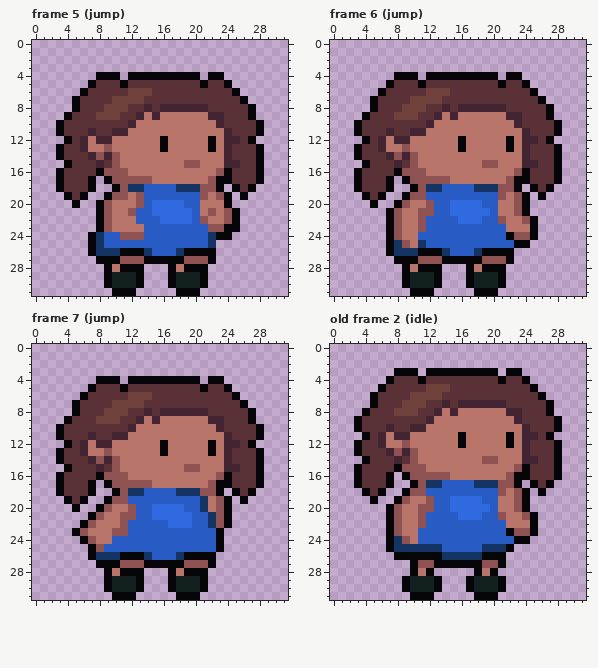
Edited in one commit: pixel-art file (Assets/Characters/Player/Sprites/player1.ase). This is how it looked before the edit.
32x32 pixels, 7 frames. Shown: frame 5 (jump), frame 6 (jump), frame 7 (jump), old frame 2 (idle). The commit also changed other frames, which this record leaves out.
After the commit:
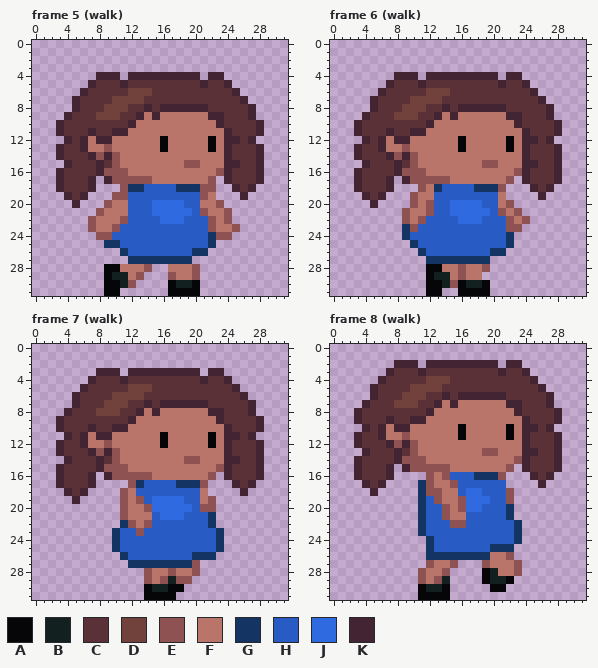
Palette (. is transparent): A #060608  B #122020  C #5b3138  D #71413b  E #8e5252  F #ba756a  G #143464  H #285cc4  J #2f6ae0  K #422433
A new or re-ordered frame is compared with the old frame closest to it.
Author's note on the commit: created walk anim state
From old to new:
frames 7 -> 17
Changed rows in their new state; - is an unchanged pixel.
Frame 5 (walk):
first column x 3:
 4 -----KKK-KKKKKKKKK-KK-----
 5 ----K---K---------K--K----
 6 ---K------------------K---
 7 --K--------------------K--
 8 --K---------------------K-
 9 -K----------------------K-
10 K------------------------K
11 K------------------------K
12 -K----------------------K-
13 K------------------------K
14 K------------------------K
15 -K-----------------------K
16 K----K---------------K---K
17 K---K-K-------------.K---K
18 K---K--.------------.-K-K-
19 -K-K--.--HH---------..-K--
20 --K--.---HH---------E.----
21 -----EF--H--------EF--.---
22 ----EFF-EH------H-HE--.---
23 ----EFFEHHH---------FFE---
24 ----.EE-HHH---------EE----
25 ----..GG------------------
26 ----....GHHH---HHGG.------
27 -----....GGGGGGGG...------
28 -------AFFFE--F-FE.-------
29 ---------FE---EFFE.-------
30 -------A-E.------A.-------
31 ------A-..----A-----------
Frame 6 (walk):
first column x 3:
 4 -----KKK-KKKKKKKKK-KK-----
 5 ----K---K---------K--K----
 6 ---K------------------K---
 7 --K--------------------K--
 8 --K---------------------K-
 9 -K----------------------K-
10 K------------------------K
11 K------------------------K
12 -K----------------------K-
13 K------------------------K
14 K------------------------K
15 -K-----------------------K
16 K----K---------------K---K
17 K---K-K-------------.K---K
18 K---K--.-F---------..-K-K-
19 -K-K--.-FF--------F...-K--
20 --K--..E-----------E..----
21 ----..E-F---------E--.----
22 ----..E-----------HE--.---
23 ----..GEH----------EE..---
24 ----..GH-----------G...---
25 ----...GH----------G..----
26 ----....GHHH---HHGG.------
27 -----....GGGGGGGG...------
28 ------...--FFEF-E..-------
29 ------...ABBFEFF...-------
30 ------...A-BEAB-A..-------
31 -------..-A--AA--.--------
Frame 7 (walk):
first column x 3:
 3 -----KKK-KKKKKKKKK-KK-----
 4 ----KCCCKCCCCCCCCCKCCK----
 5 ---KC---CDDD------C--CK---
 6 --KC---DD--C----------CK--
 7 --K---D--CCK-KKKKKK----CK-
 8 -KC--D--C-KFKFFFFFFKK---K-
 9 KC---CCC-KF-F------F----CK
10 K---K--KKF----------FK---K
11 .K-KFKKFF----A-----A--K-K.
12 KC---FE---------------C-CK
13 K--CKEKE-----F-----F-----K
14 .K--CKC---------EE----K--K
15 KC----E-E-------FF--E-C--K
16 K---K.K--EEE-------E.K---K
17 K---K-...-GHHHHGGGE...K-K.
18 .K-K.--.-FH----HHHF..-.K.-
19 -.K.--..-FE-JJJJ--FE..-.--
20 --.--...EFFE----J-EE..----
21 ----....-FFFH---H---..----
22 ---.....GEFE--HHH---..----
23 --.....GH-E---------G-----
24 ---....G------------G-----
25 ----...G------------G-----
26 ----....GHHH---HHGGG------
27 -----....GGGGGGGG-..------
28 ------.....EFFE-FE.-------
29 ------.....EFEBEE..-------
30 ------.....ABB-A...-------
31 -------...-AAAA...--------
Frame 8 (walk) is new; against old frame 2 (idle):
first column x 3:
 2 -----KKK-KKKKKKKKK-KK-----
 3 ----KCCCKCCCCCCCCCKCCK----
 4 ---KC---CDDD------C--CK---
 5 --KC---DD--C----------CK--
 6 --K---D--CCK-KKKKKK----CK-
 7 -KC--D--C-KFKFFFFFFKK---K-
 8 KC---CCC-KF-F------F----CK
 9 K---K--KKF----------FK---K
10 .K-KFKKFF----A-----A--K-K.
11 KC---FE---------------C-CK
12 K--CKEKE-----F-----F-----K
13 .K--CKC---------EE----K--K
14 KC----E-E-------FF--E-C--K
15 K---K.K--EEE-------E.K---K
16 K---K-...-F-HHHGGGE...K-K.
17 .K-K.--.GEFFE--HHHH..-.K.-
18 -.K.--..GEEFF-JJ--HE..-.--
19 --.--...GHEFFE--J-HE..----
20 ----....GH-EFE--H-HG..----
21 ----....G--EFFHH--HG...---
22 ----....G---EE-----HG..---
23 ----....G----------HG..---
24 ----.....G----------G.----
25 ----.....-H-----H--G------
26 -----....GG-----GFFE------
27 -------..-FFE...-FFFE-----
28 -------.EFFE---.ABFFE-----
29 ------..EFEB--..A-BA------
30 ------..A-BA--...A--------
31 -------.--AA---...--------
Boxes around the changes in both pictures, in picture pixels (x1, y1, x2, y2):
changed: (56, 72, 264, 296)
changed: (354, 72, 562, 296)
changed: (56, 368, 264, 600)
changed: (354, 360, 562, 600)
